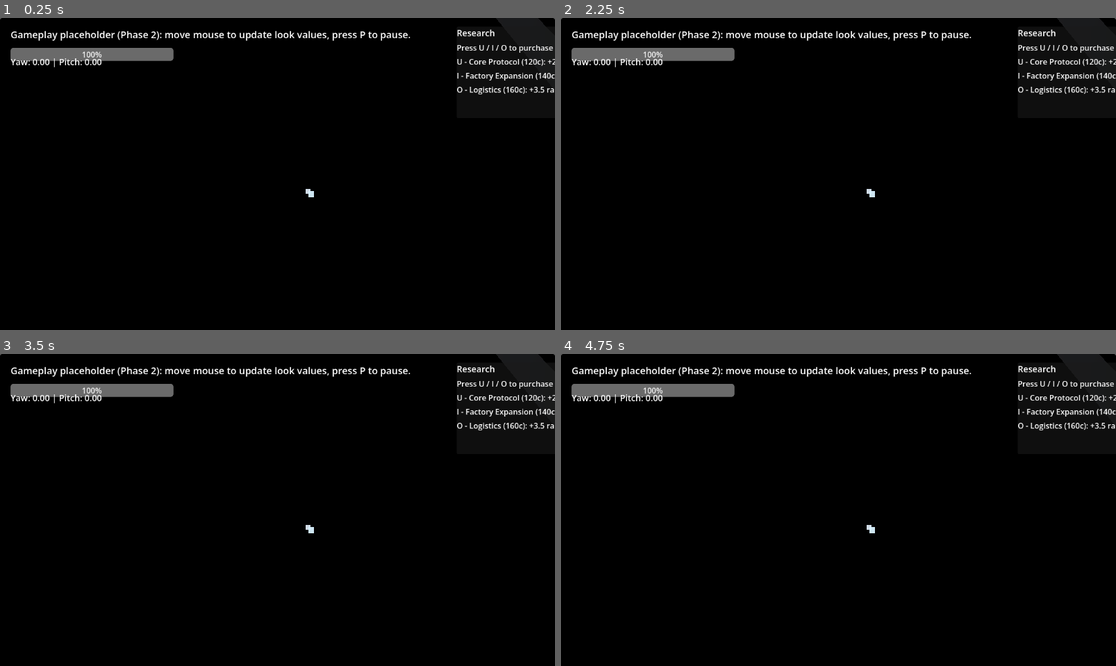
Above: before the commit, frames 1-4 (two rows, left to right).
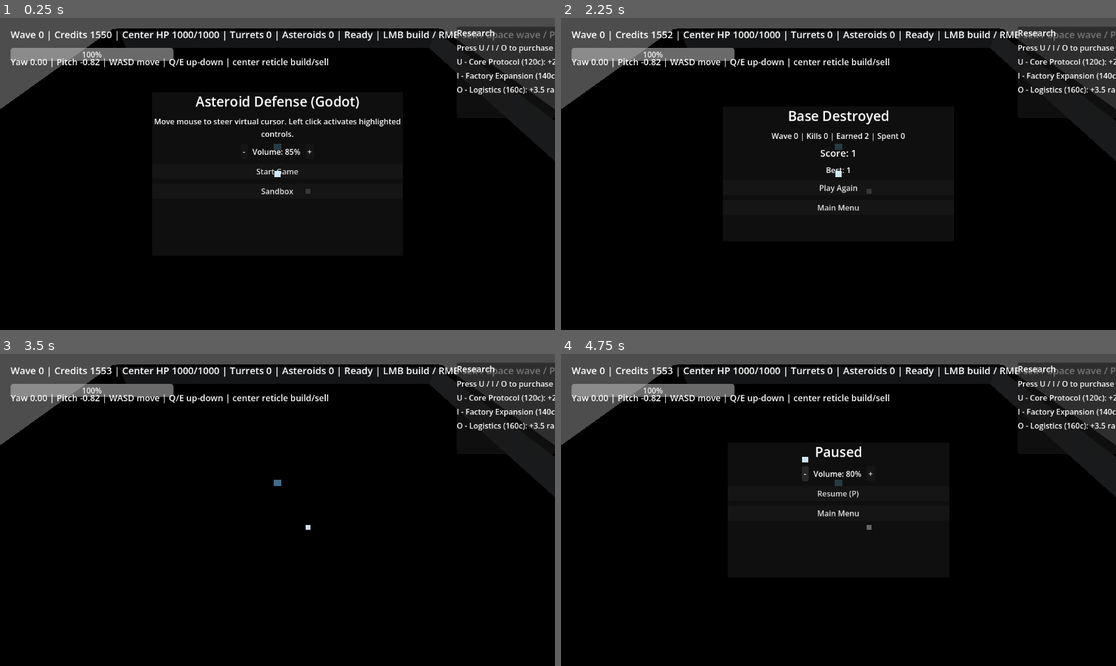
Above: after the commit, the same moments.

Repository: alevy9-Birch/asteroid
Game: Godot game, scene res://scenes/Main.tscn
Two runs of this game, one before a commit and one after it. Both use one fixed random seed, a clock stepped at 60 frames per second and the inputs below.
Inputs (mouse positions are in pixels of both pictures, inside the frame that each line leads up to):
- Up to frame 1 (0.25 s): no input
- Up to frame 2 (2.25 s): click (838, 170) at 0.5 s, where only the run after the commit has a clickable "Start Game"; tap P at 1.25, 2 s; move the mouse to (866, 174) at 1.27 s; hold Space (start_wave) 1.28-2.03 s; hold U (buy_upgrade_core) from 1.28 s (still down); click (866, 174) at 1.42 s; move the mouse to (810, 174) at 2.02 s; tap G (simulate_gameover) at 2.1 s
- Up to frame 3 (3.5 s): tap Space (start_wave) at 2.3 s; release U (buy_upgrade_core) at 2.75 s; click (277, 522) at 2.75 s, where only the run after the commit has a clickable "Play Again"
- Up to frame 4 (4.75 s): tap P at 3.5 s; move the mouse to (849, 503) at 3.52 s; hold U (buy_upgrade_core) 3.53-4.25 s; hold Space (start_wave) 3.53-4.25 s; click (805, 472) at 4.25 s, where only the run after the commit has a clickable "-"

The runs differ from the first frame. In frame 1, 11% of the frame differs, in the area x 0-100%, y 0-58%; in frame 2, 11%; in frame 3, 9.9%; in frame 4, 10%.
Error before the commit: Parse Error: Cannot infer the type of "idle" variable because the value doesn't have a set type. (res://systems/WaveSystem.gd:11)

Commit message:
feat(godot): web-aligned spawn window, toSpawn scaling, WaveScaling
- Add WaveScaling.gd mirroring difficulty muls, enemy scaling wave, burst exponent, toSpawn and spawn interval formulas
- WaveSystem: spawn window elapsed/duration/ended, wave_combat_active lifecycle, inactive 60s on wave end (no same-tick auto-start gap)
- main.gd: replace wave_spawning/spawn_remaining with wave state; HUD shows spawn left + window %; game_difficulty default hard
- GameState: wave_combat_active, to_spawn, spawn window fields, wave_changed signal args
- Docs: PARITY_ATTACK_PLAN C.2.3/C.2.4, PARITY_TRACKER

Made-with: Cursor

Diff:
--- a/godot/autoloads/GameState.gd
+++ b/godot/autoloads/GameState.gd
@@ -5,7 +5,7 @@
 
 signal phase_changed(next_phase: int)
 signal resources_changed(credits: int, center_hp: float)
-signal wave_changed(wave: int, wave_spawning: bool, spawn_remaining: int)
+signal wave_changed(wave: int, wave_combat_active: bool, to_spawn: int)
 
 const CENTER_MAX_HP := 1000.0
 
@@ -13,12 +13,16 @@
 var wave := 0
 var credits := 1550
 var command_center_hp := CENTER_MAX_HP
-var wave_spawning := false
-var spawn_remaining := 0
+var wave_combat_active := false
+var to_spawn := 0
+var spawn_window_elapsed_sec := 0.0
+var spawn_window_duration_sec := 0.0
+var spawn_window_ended := false
 var spawn_timer := 0.0
 var intermission_timer := 0.0
 var inactive_time_left_sec := 0.0
 var current_inactive_phase := 0
+var game_difficulty := "hard"
 
 var money_earned := 0
 var money_spent := 0
@@ -39,12 +43,16 @@
 	wave = 0
 	credits = 1550
 	command_center_hp = CENTER_MAX_HP
-	wave_spawning = false
-	spawn_remaining = 0
+	wave_combat_active = false
+	to_spawn = 0
+	spawn_window_elapsed_sec = 0.0
+	spawn_window_duration_sec = 0.0
+	spawn_window_ended = false
 	spawn_timer = 0.0
 	intermission_timer = 0.0
 	inactive_time_left_sec = 0.0
 	current_inactive_phase = 0
+	game_difficulty = "hard"
 	money_earned = 0
 	money_spent = 0
 	asteroids_killed = 0
@@ -66,4 +74,4 @@
 
 func emit_state() -> void:
 	resources_changed.emit(credits, command_center_hp)
-	wave_changed.emit(wave, wave_spawning, spawn_remaining)
+	wave_changed.emit(wave, wave_combat_active, to_spawn)
--- a/godot/scripts/main.gd
+++ b/godot/scripts/main.gd
@@ -84,10 +84,16 @@
 var wave := 0
 var credits := STARTING_CREDITS
 var command_center_hp := CENTER_MAX_HP
-var wave_spawning := false
-var spawn_remaining := 0
+## Web `waveInProgress` — true for spawn window + cleanup until asteroids clear.
+var wave_combat_active := false
+var to_spawn := 0
+var spawn_window_elapsed_sec := 0.0
+var spawn_window_duration_sec := 0.0
+var spawn_window_ended := false
 var spawn_timer := 0.0
 var intermission_timer := 0.0
+## Web default difficulty in `BaseDefenseGame` constructor.
+var game_difficulty := "hard"
 ## Web `inactiveTimeLeftSec` / `currentInactivePhase` (sell refund + upgrade phase).
 var inactive_time_left_sec := 0.0
 var current_inactive_phase := 0
@@ -189,7 +195,7 @@
 		if not block_manual:
 			var st = wave_system.start_next_wave(_wave_state_dict(), asteroids.size())
 			_apply_wave_state(st)
-			if wave > 0 or wave_spawning or spawn_remaining > 0:
+			if wave > 0 or wave_combat_active:
 				first_wave_started = true
 	if event.is_action_pressed("buy_upgrade_core") and phase == AppPhase.PLAYING and not _is_wave_combat_active():
 		_try_buy_upgrade("core")
@@ -272,8 +278,11 @@
 	wave = 0
 	credits = STARTING_CREDITS
 	command_center_hp = CENTER_MAX_HP
-	wave_spawning = false
-	spawn_remaining = 0
+	wave_combat_active = false
+	to_spawn = 0
+	spawn_window_elapsed_sec = 0.0
+	spawn_window_duration_sec = 0.0
+	spawn_window_ended = false
 	spawn_timer = 0.0
 	intermission_timer = 0.0
 	inactive_time_left_sec = 0.0
@@ -346,10 +355,6 @@
 	_update_passive_income(delta)
 	var combat_before := _is_wave_combat_active()
 	_update_asteroids(delta)
-	# Web: when wave combat ends, begin inactive countdown (`inactiveTimeLeftSec = inactiveDurationSec`).
-	if combat_before and not _is_wave_combat_active():
-		if first_wave_started and wave > 0:
-			inactive_time_left_sec = INACTIVE_DURATION_SEC
 	var st = wave_system.tick(delta, _wave_state_dict(), asteroids.size(), Callable(self, "_spawn_asteroid"))
 	_apply_wave_state(st)
 	_update_turrets(delta)
@@ -578,10 +583,10 @@
 
 
 func _is_wave_combat_active() -> bool:
-	# Web: `waveInProgress` — no build/sell while spawning or any asteroids remain (after first wave has begun).
+	# Web: `waveInProgress` (spawn window + cleanup).
 	if not first_wave_started:
 		return false
-	return wave_spawning or not asteroids.is_empty()
+	return wave_combat_active
 
 
 func _handle_play_left_click() -> void:
@@ -633,9 +638,12 @@
 
 func _update_hud() -> void:
 	var spawn_status := "Ready"
-	if wave_spawning:
-		spawn_status = "Spawning (%d left)" % spawn_remaining
-	elif not asteroids.is_empty():
+	if wave_combat_active and not spawn_window_ended and to_spawn > 0:
+		var win_pct := 0.0
+		if spawn_window_duration_sec > 0.0:
+			win_pct = clampf(100.0 * spawn_window_elapsed_sec / spawn_window_duration_sec, 0.0, 100.0)
+		spawn_status = "Spawn %d left | window %.0f%%" % [to_spawn, win_pct]
+	elif wave_combat_active:
 		spawn_status = "Cleanup (%d asteroids)" % asteroids.size()
 	elif first_wave_started and wave > 0 and inactive_time_left_sec > 0.0:
 		spawn_status = "Inactive %.0fs (Space early / wait auto)" % inactive_time_left_sec
@@ -661,8 +669,8 @@
 		return
 	var fps := int(round(Engine.get_frames_per_second()))
 	var mem_mb := Performance.get_monitor(Performance.MEMORY_STATIC) / (1024.0 * 1024.0)
-	diagnostics_label.text = "FPS %d | Turrets %d | Asteroids %d | Pool %d | Spawning %s | Mem %.1f MB" % [
-		fps, turrets.size(), asteroids.size(), asteroid_pool.size(), str(wave_spawning), mem_mb
+	diagnostics_label.text = "FPS %d | Turrets %d | Asteroids %d | Pool %d | WaveCombat %s toSpawn %d | Mem %.1f MB" % [
+		fps, turrets.size(), asteroids.size(), asteroid_pool.size(), str(wave_combat_active), to_spawn, mem_mb
 	]
 
 
@@ -775,24 +783,32 @@
 func _wave_state_dict() -> Dictionary:
 	return {
 		"wave": wave,
-		"wave_spawning": wave_spawning,
-		"spawn_remaining": spawn_remaining,
+		"wave_combat_active": wave_combat_active,
+		"to_spawn": to_spawn,
+		"spawn_window_elapsed_sec": spawn_window_elapsed_sec,
+		"spawn_window_duration_sec": spawn_window_duration_sec,
+		"spawn_window_ended": spawn_window_ended,
 		"spawn_timer": spawn_timer,
 		"intermission_timer": intermission_timer,
 		"first_wave_started": first_wave_started,
 		"inactive_time_left_sec": inactive_time_left_sec,
 		"current_inactive_phase": current_inactive_phase,
+		"difficulty": game_difficulty,
 	}
 
 
 func _apply_wave_state(st: Dictionary) -> void:
 	wave = int(st.get("wave", wave))
-	wave_spawning = bool(st.get("wave_spawning", wave_spawning))
-	spawn_remaining = int(st.get("spawn_remaining", spawn_remaining))
+	wave_combat_active = bool(st.get("wave_combat_active", wave_combat_active))
+	to_spawn = int(st.get("to_spawn", to_spawn))
+	spawn_window_elapsed_sec = float(st.get("spawn_window_elapsed_sec", spawn_window_elapsed_sec))
+	spawn_window_duration_sec = float(st.get("spawn_window_duration_sec", spawn_window_duration_sec))
+	spawn_window_ended = bool(st.get("spawn_window_ended", spawn_window_ended))
 	spawn_timer = float(st.get("spawn_timer", spawn_timer))
 	intermission_timer = float(st.get("intermission_timer", intermission_timer))
 	inactive_time_left_sec = float(st.get("inactive_time_left_sec", inactive_time_left_sec))
 	current_inactive_phase = int(st.get("current_inactive_phase", current_inactive_phase))
+	game_difficulty = str(st.get("difficulty", game_difficulty))
 	_sync_game_state_runtime()
 
 
@@ -800,12 +816,16 @@
 	game_state.wave = wave
 	game_state.credits = credits
 	game_state.command_center_hp = command_center_hp
-	game_state.wave_spawning = wave_spawning
-	game_state.spawn_remaining = spawn_remaining
+	game_state.wave_combat_active = wave_combat_active
+	game_state.to_spawn = to_spawn
+	game_state.spawn_window_elapsed_sec = spawn_window_elapsed_sec
+	game_state.spawn_window_duration_sec = spawn_window_duration_sec
+	game_state.spawn_window_ended = spawn_window_ended
 	game_state.spawn_timer = spawn_timer
 	game_state.intermission_timer = intermission_timer
 	game_state.inactive_time_left_sec = inactive_time_left_sec
 	game_state.current_inactive_phase = current_inactive_phase
+	game_state.game_difficulty = game_difficulty
 	game_state.money_earned = money_earned
 	game_state.money_spent = money_spent
 	game_state.asteroids_killed = asteroids_killed
--- /dev/null
+++ b/godot/systems/WaveScaling.gd
@@ -0,0 +1,85 @@
+extends RefCounted
+class_name WaveScaling
+
+## Mirrors `BaseDefenseGame.ts` difficulty + enemy scaling helpers (hard default).
+
+static func difficulty_scale(diff: String) -> Dictionary:
+	match diff:
+		"easy":
+			return {"count_mul": 0.72, "spawn_interval_mul": 1.22}
+		"medium":
+			return {"count_mul": 0.86, "spawn_interval_mul": 1.1}
+		"brutal":
+			return {"count_mul": 1.22, "spawn_interval_mul": 0.9}
+		"deadly":
+			return {"count_mul": 1.48, "spawn_interval_mul": 0.8}
+		_:
+			return {"count_mul": 1.0, "spawn_interval_mul": 1.0}
+
+
+static func enemy_wave_progress_k(diff: String) -> float:
+	match diff:
+		"easy":
+			return 0.5
+		"medium":
+			return 0.64
+		"brutal":
+			return 0.94
+		"deadly":
+			return 1.0
+		_:
+			return 0.82
+
+
+static func enemy_scaling_wave(wave: int, diff: String) -> Dictionary:
+	var k := enemy_wave_progress_k(diff)
+	var pow_t := maxf(0.0, float(wave - 1)) * k
+	var adj := 1.0 + pow_t
+	return {"adj": adj, "pow_t": pow_t}
+
+
+static func enemy_spawn_burst_exponent(diff: String) -> float:
+	match diff:
+		"easy":
+			return 1.1
+		"medium":
+			return 1.135
+		"brutal":
+			return 1.172
+		"deadly":
+			return 1.18
+		_:
+			return 1.16
+
+
+static func compute_to_spawn(wave: int, diff: String) -> int:
+	var d := difficulty_scale(diff)
+	var sc := enemy_scaling_wave(wave, diff)
+	var adj: float = float(sc.get("adj", 1.0))
+	var burst := enemy_spawn_burst_exponent(diff)
+	var base_count := 10.0 + adj * 3.5
+	var extra := 0.0
+	if adj > 5.0:
+		extra = 6.0 * pow(burst, adj - 5.0)
+	var cm := float(d.get("count_mul", 1.0))
+	var n := int(round((base_count + extra) * cm))
+	return maxi(1, n)
+
+
+static func spawn_interval_for_wave(wave: int, diff: String) -> float:
+	var d := difficulty_scale(diff)
+	var sc := enemy_scaling_wave(wave, diff)
+	var adj: float = float(sc.get("adj", 1.0))
+	var spawn_interval_base := maxf(0.06, 0.34 - adj * 0.015)
+	var late_mult := 1.0
+	if adj > 5.0:
+		late_mult = pow(0.93, adj - 5.0)
+	var sim := float(d.get("spawn_interval_mul", 1.0))
+	return maxf(0.035, spawn_interval_base * late_mult * sim)
+
+
+static func compute_spawn_window_duration_sec(to_spawn: int, wave: int, diff: String) -> float:
+	if to_spawn <= 0:
+		return 6.0
+	var interval := spawn_interval_for_wave(wave, diff)
+	return maxf(6.0, float(to_spawn) * interval)
--- a/godot/systems/WaveSystem.gd
+++ b/godot/systems/WaveSystem.gd
@@ -1,45 +1,87 @@
 extends RefCounted
 class_name WaveSystem
 
-## Web `BaseDefenseGame.ts`: `inactiveDurationSec` (60) between waves; auto-start when timer hits 0;
-## manual Space only while timer > 0 (early start).
+## Parity with `BaseDefenseGame.ts` `updateWave` + `startNextWave`:
+## spawn window (`spawnWindowDurationSec` / `spawnWindowElapsedSec` / `spawnWindowEnded`),
+## `toSpawn` count + spawn intervals, inactive timer between waves.
+
+const INACTIVE_DURATION_SEC := 60.0
 
 func tick(delta: float, state: Dictionary, asteroid_count: int, spawn_asteroid: Callable) -> Dictionary:
 	var out := state.duplicate(true)
-	# Between waves: count down inactive timer, then auto-start (matches web `updateWave` auto path).
-	if bool(out.get("first_wave_started", false)):
-		var idle := not out.wave_spawning and int(out.get("spawn_remaining", 0)) <= 0 and asteroid_count == 0
-		if idle and int(out.get("wave", 0)) > 0:
+	var wcb := bool(out.get("wave_combat_active", false))
+
+	if wcb:
+		out = _tick_active_wave(delta, out, asteroid_count, spawn_asteroid)
+		wcb = bool(out.get("wave_combat_active", false))
+
+	# Between waves (web `updateWave` inactive branch + auto-start).
+	if not wcb and bool(out.get("first_wave_started", false)):
+		var idle := asteroid_count == 0 and int(out.get("wave", 0)) > 0
+		if idle:
 			var left := float(out.get("inactive_time_left_sec", 0.0))
 			if left > 0.0:
 				left = maxf(0.0, left - delta)
-				out.inactive_time_left_sec = left
+				out["inactive_time_left_sec"] = left
 			if left <= 0.0:
 				out = start_next_wave(out, asteroid_count)
 
-	if not out.wave_spawning:
-		return out
+	return out
 
-	out.spawn_timer -= delta
-	if out.spawn_timer > 0.0:
-		return out
 
-	spawn_asteroid.call()
-	out.spawn_remaining -= 1
-	out.spawn_timer = max(0.12, 0.55 - out.wave * 0.02)
-	if out.spawn_remaining <= 0:
-		out.wave_spawning = false
+func _tick_active_wave(delta: float, out: Dictionary, asteroid_count: int, spawn_asteroid: Callable) -> Dictionary:
+	var elapsed := float(out.get("spawn_window_elapsed_sec", 0.0)) + delta
+	out["spawn_window_elapsed_sec"] = elapsed
+
+	if not bool(out.get("spawn_window_ended", false)):
+		var dur := float(out.get("spawn_window_duration_sec", 0.0))
+		if dur > 0.0 and elapsed >= dur:
+			out["spawn_window_ended"] = true
+			out["to_spawn"] = 0
+
+	var to_spawn := int(out.get("to_spawn", 0))
+	if not bool(out.get("spawn_window_ended", false)) and to_spawn > 0:
+		var stimer := float(out.get("spawn_timer", 0.0)) - delta
+		out["spawn_timer"] = stimer
+		if stimer <= 0.0:
+			spawn_asteroid.call()
+			to_spawn -= 1
+			out["to_spawn"] = to_spawn
+			var w := int(out.get("wave", 1))
+			var diff := str(out.get("difficulty", "hard"))
+			out["spawn_timer"] = WaveScaling.spawn_interval_for_wave(w, diff)
+
+	var asteroids_done := asteroid_count == 0
+	var spawn_done := bool(out.get("spawn_window_ended", false)) or int(out.get("to_spawn", 0)) <= 0
+	if asteroids_done and spawn_done:
+		out["wave_combat_active"] = false
+		out["spawn_window_elapsed_sec"] = 0.0
+		out["spawn_window_duration_sec"] = 0.0
+		out["spawn_window_ended"] = false
+		out["to_spawn"] = 0
+		out["spawn_timer"] = 0.0
+		out["inactive_time_left_sec"] = INACTIVE_DURATION_SEC
+
 	return out
+
 
 func start_next_wave(state: Dictionary, asteroid_count: int) -> Dictionary:
 	var out := state.duplicate(true)
-	if out.wave_spawning or int(out.get("spawn_remaining", 0)) > 0 or asteroid_count > 0:
+	if bool(out.get("wave_combat_active", false)) or asteroid_count > 0:
 		return out
-	# Web: `currentInactivePhase` increments at every successful wave start (with wave++).
-	out.current_inactive_phase = int(out.get("current_inactive_phase", 0)) + 1
-	out.wave = int(out.get("wave", 0)) + 1
-	out.wave_spawning = true
-	out.spawn_remaining = 5 + out.wave * 2
-	out.spawn_timer = 0.2
-	out.inactive_time_left_sec = 0.0
+
+	out["current_inactive_phase"] = int(out.get("current_inactive_phase", 0)) + 1
+	out["wave"] = int(out.get("wave", 0)) + 1
+	var w := int(out["wave"])
+	var diff := str(out.get("difficulty", "hard"))
+
+	var ts := WaveScaling.compute_to_spawn(w, diff)
+	out["to_spawn"] = ts
+	out["spawn_window_duration_sec"] = WaveScaling.compute_spawn_window_duration_sec(ts, w, diff)
+	out["spawn_window_elapsed_sec"] = 0.0
+	out["spawn_window_ended"] = false
+	out["spawn_timer"] = 0.0
+	out["wave_combat_active"] = true
+	out["inactive_time_left_sec"] = 0.0
+
 	return out
Not shown, changed: docs/parity/PARITY_ATTACK_PLAN.md
Not shown, changed: docs/parity/PARITY_TRACKER.md
